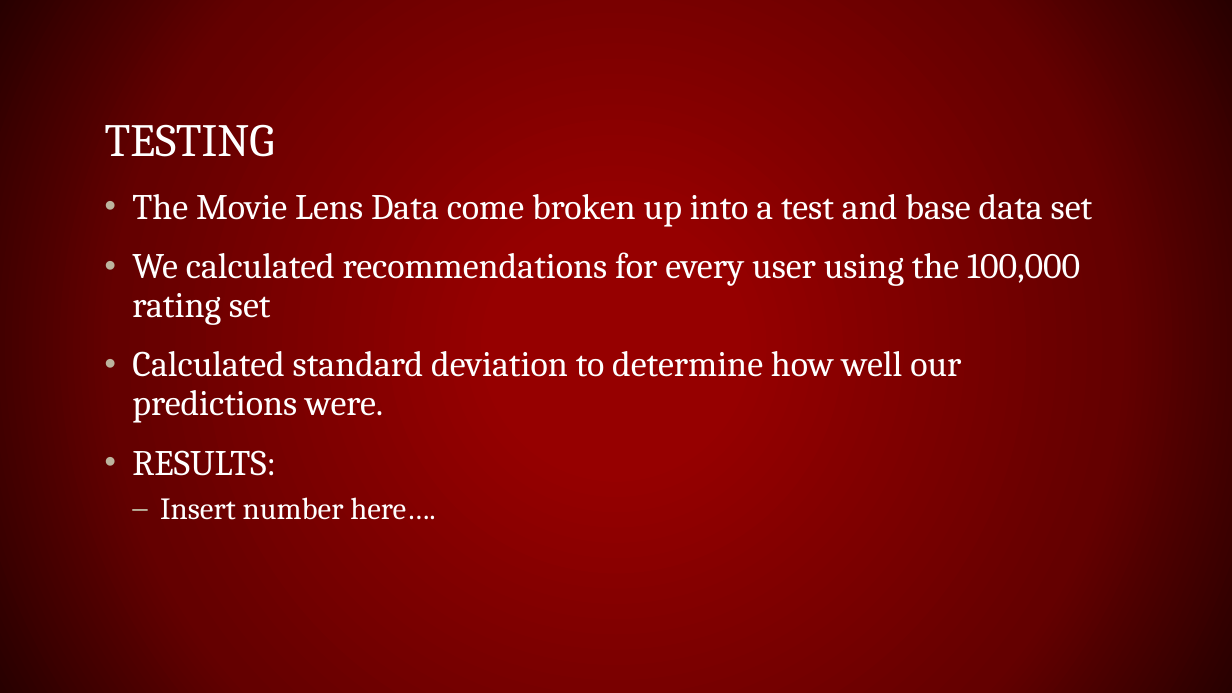
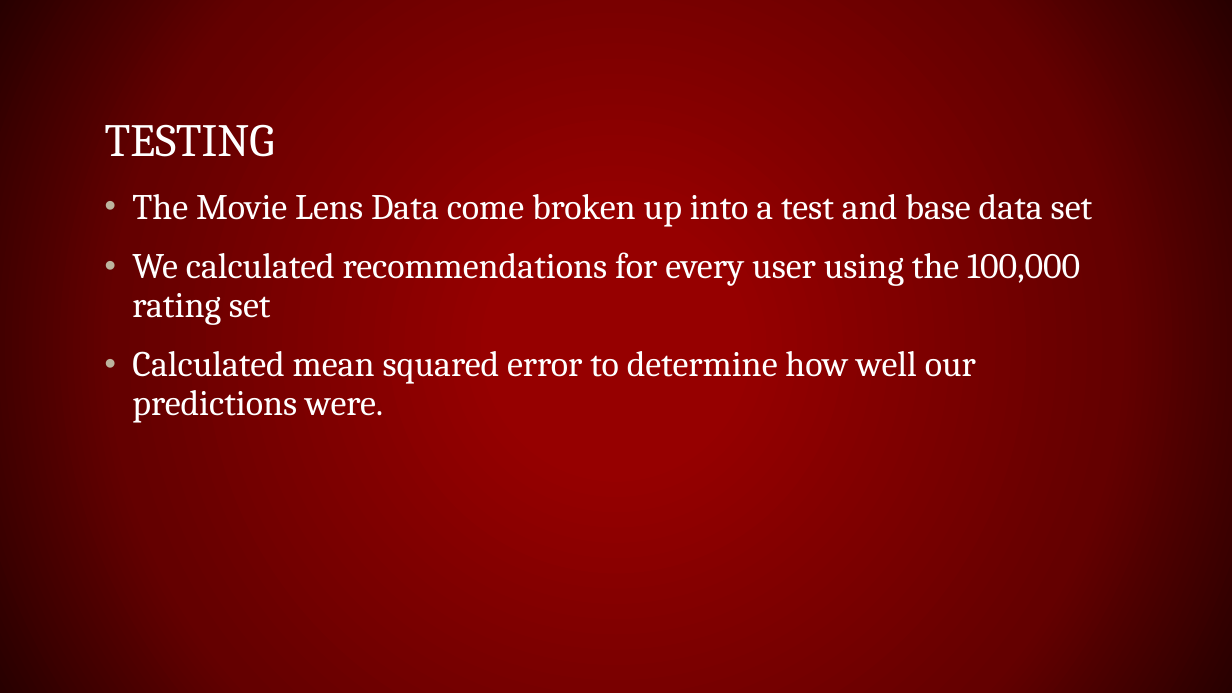
Before and after one commit to rwedoff/Recommendation-Systems-Project, a slide deck: slide 14 of Recommendation Systems.pptx (slide 10 before the commit). Drawn at 1232x693 pixels with LibreOffice and Linux fonts; fonts in the diff are those of the drawing. Boxes give left, top, right and bottom in pixels: in the first picture for what was removed or moved away, otherwise in the second. Text is boxed around its words. In the diff, an @@ line names an element or a change of style, - is before the commit and + after.

```diff
--- a/Recommendation Systems.pptx
+++ b/Recommendation Systems.pptx
@@ text at [132, 351, 976, 423]: text changed @@
-• Calculated standard deviation to determine how well our predictions were.
-• RESULTS:
-  – Insert number here….
+• Calculated mean squared error to determine how well our predictions were.
```
Also in this commit, not shown: 7 other slides changed, 4 slides added, 3 other files.
